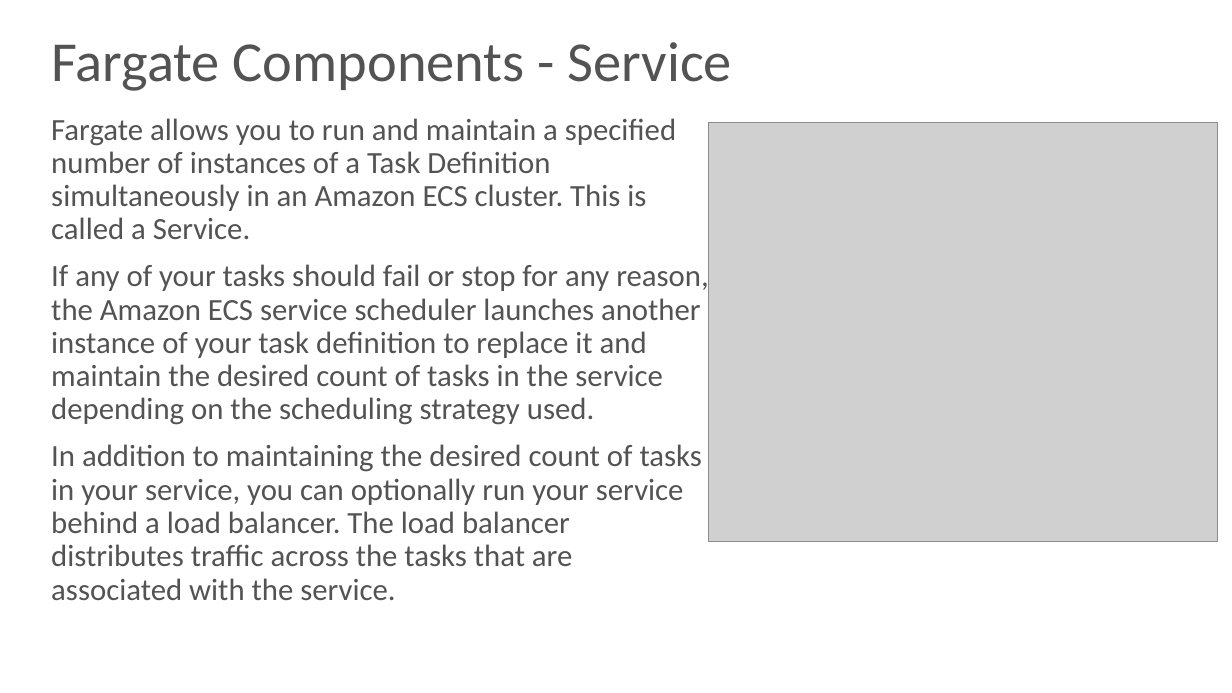
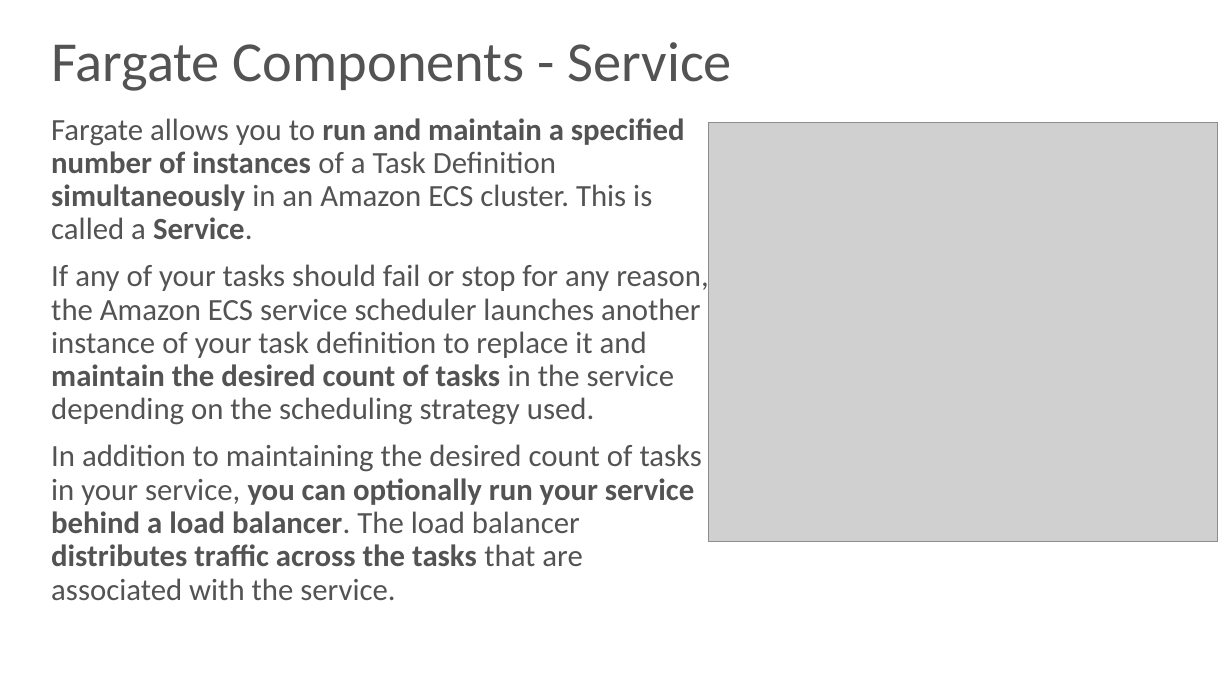
Before and after one commit to skarlekar/fargate-patterns, a slide deck: slide 10 of presentation/Fargate Patterns.pptx. Drawn at 1232x693 pixels with LibreOffice and Linux fonts; fonts in the diff are those of the drawing; grey boxes stand for pictures; background and template pictures are left out. Boxes give left, top, right and bottom in pixels: in the first picture for what was removed or moved away, otherwise in the second. Text is boxed around its words. In the diff, an @@ line names an element or a change of style, - is before the commit and + after.

```diff
--- a/presentation/Fargate Patterns.pptx
+++ b/presentation/Fargate Patterns.pptx
@@ text "Fargate allows you to run ..." at <box>51,118,708,600</box>: bold on in "run and maintain a specified number of ...", "maintain the desired count of tasks", "you can optionally run your service behind ..." @@
```
Also in this commit, not shown: 7 other slides changed.
